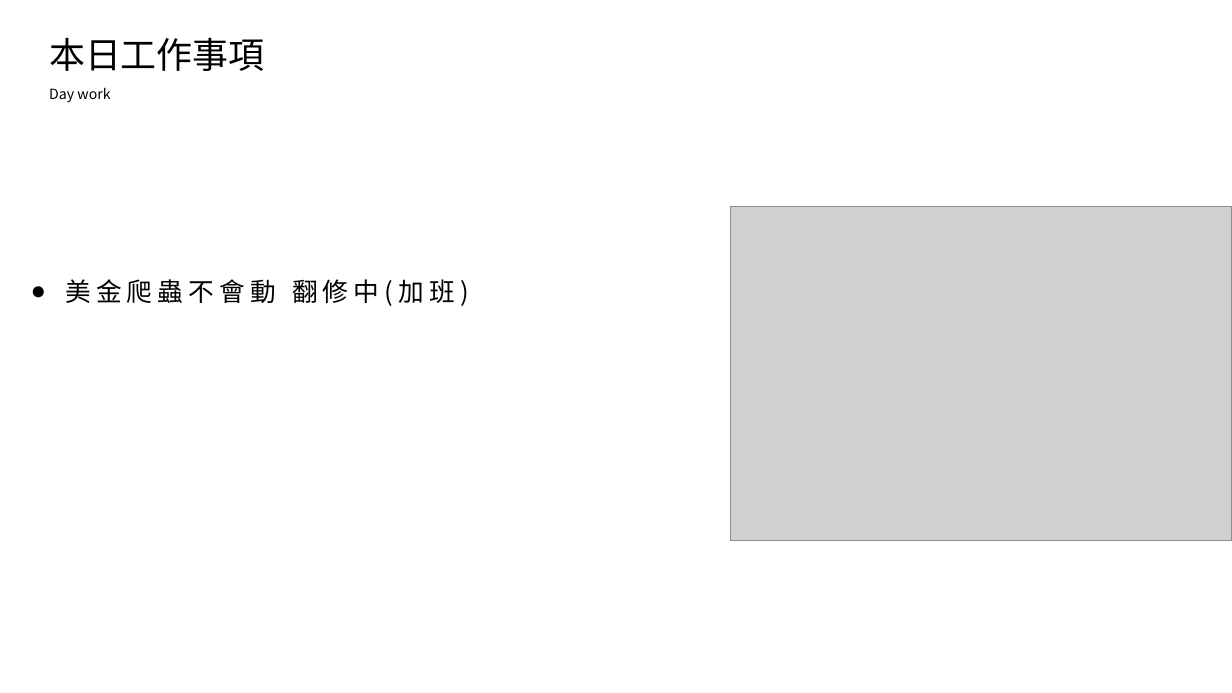
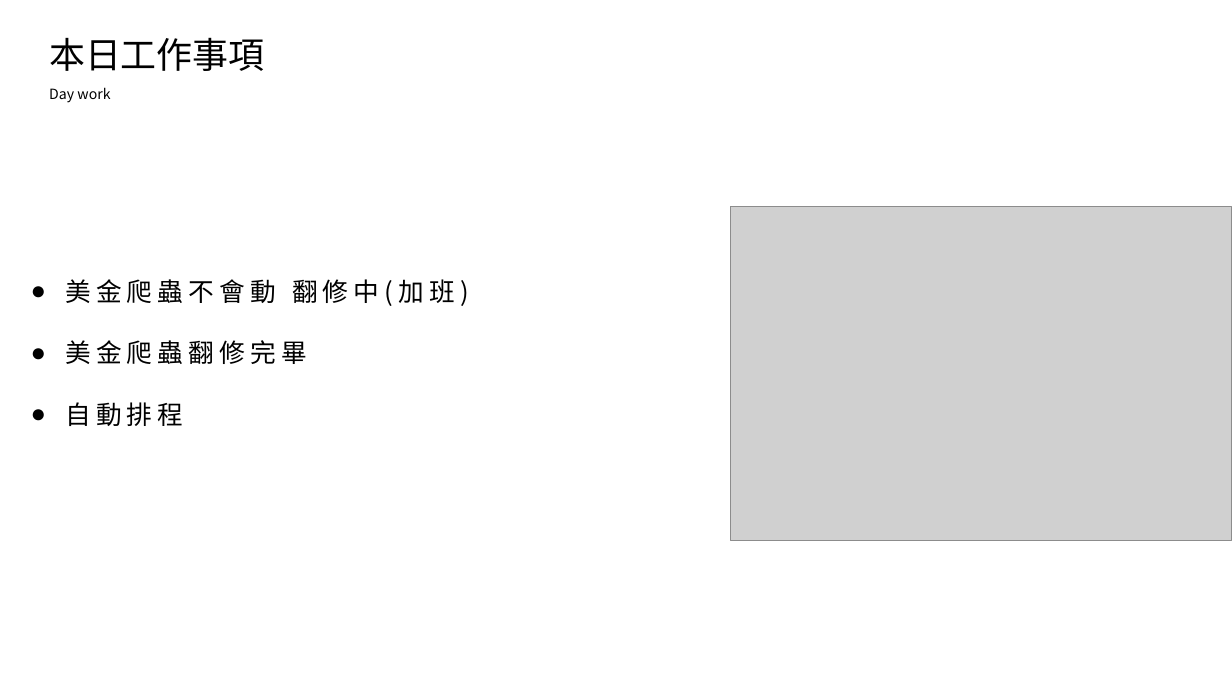
Before and after one commit to king637324/KnowledgeGreenhouseSystem, a slide deck: slide 2 of 工作日報_葉柏漢/2021.11/2021.11.08(加班)_2021.11.09工作日報_葉柏漢.pptx. Drawn at 1232x693 pixels with LibreOffice and Linux fonts; fonts in the diff are those of the drawing; grey boxes stand for pictures. Boxes give left, top, right and bottom in pixels: in the first picture for what was removed or moved away, otherwise in the second. Text is boxed around its words. In the diff, an @@ line names an element or a change of style, - is before the commit and + after.

```diff
--- a/工作日報_葉柏漢/2021.11/2021.11.08(加班)_2021.11.09工作日報_葉柏漢.pptx
+++ b/工作日報_葉柏漢/2021.11/2021.11.08(加班)_2021.11.09工作日報_葉柏漢.pptx
@@ text at (x1=65, y1=340, x2=307, y2=426): paragraphs added @@
+● 美金爬蟲翻修完畢
+● 自動排程
```
Also in this commit, not shown: 1 other slide changed, 1 slide added, 1 other file.
